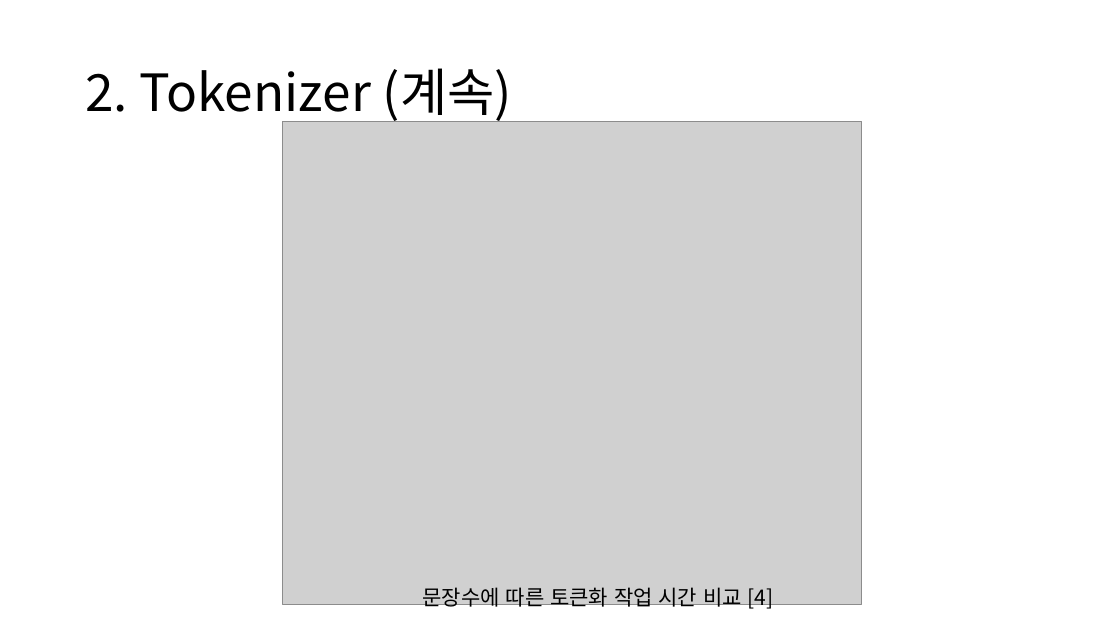
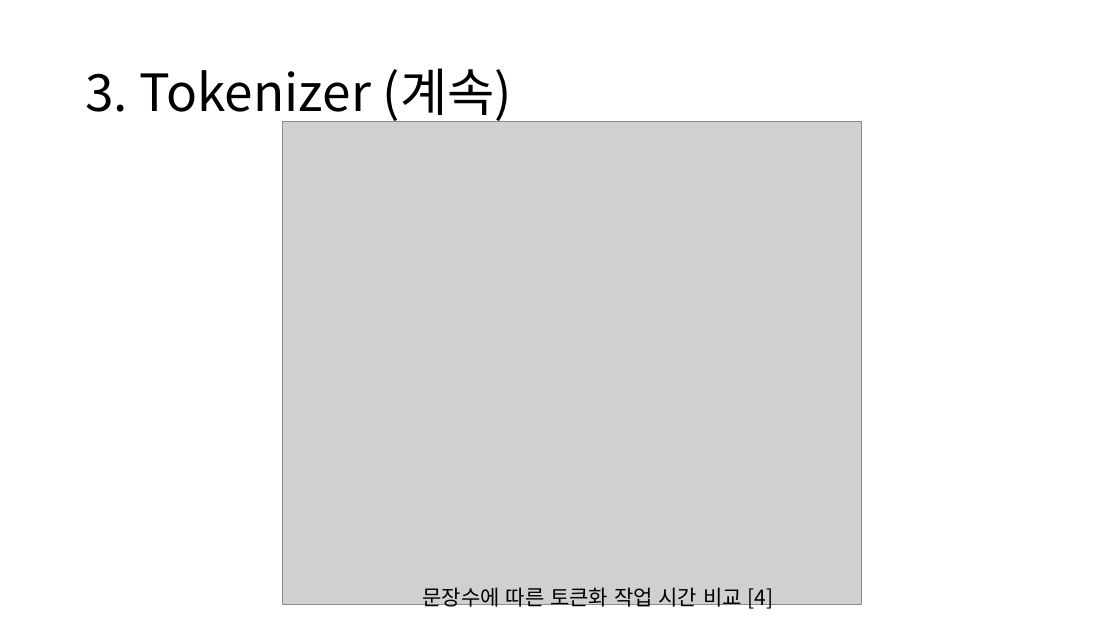
Before and after one commit to yongsun-yoon/chatbot, a slide deck: slide 6 of Rasa custom NLU 모델 개발.pptx. Drawn at 1120x630 pixels with LibreOffice and Linux fonts; fonts in the diff are those of the drawing; grey boxes stand for pictures. Boxes give left, top, right and bottom in pixels: in the first picture for what was removed or moved away, otherwise in the second. Text is boxed around its words. In the diff, an @@ line names an element or a change of style, - is before the commit and + after.

```diff
--- a/Rasa custom NLU 모델 개발.pptx
+++ b/Rasa custom NLU 모델 개발.pptx
@@ title at <box>85,68,513,124</box>: text changed @@
-2. Tokenizer (계속)
+3. Tokenizer (계속)
```
Also in this commit, not shown: 8 other slides changed, 9 slides added, 3 slides removed, 26 other files.
